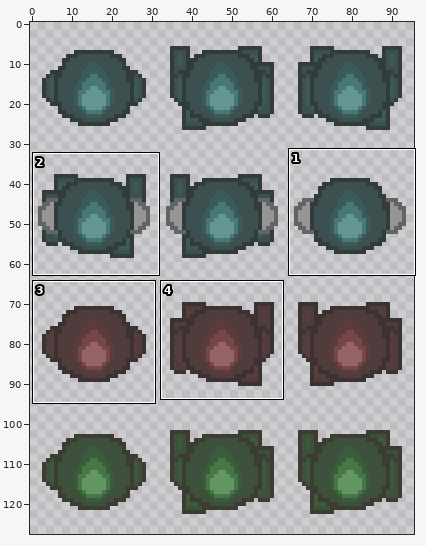
Sprite sheet, stored at Bombgame/PNG_files/Clothing.png. The picture above shows the old version from afar; the outline marks the close-up.
Close-up. Before the commit:
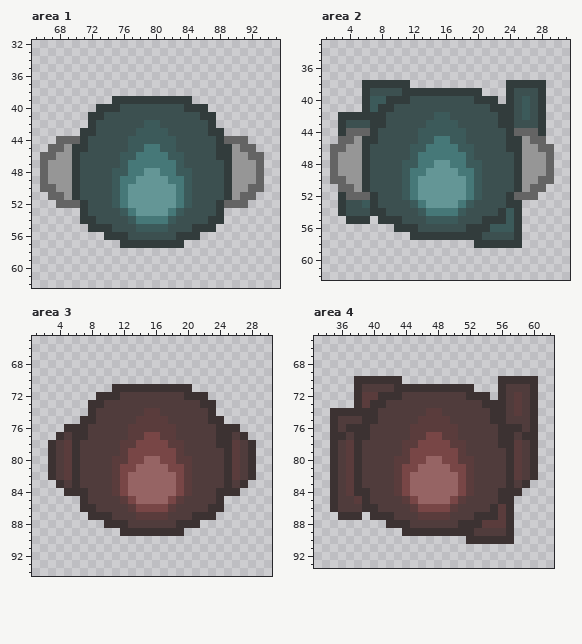
The file is 96x128 pixels. Shown: area 1: x 65..95, y 32..62; area 2: x 1..31, y 33..62; area 3: x 1..30, y 65..94; area 4: x 33..62, y 65..93. The commit also changed other parts of the picture, which this record leaves out.
The result:
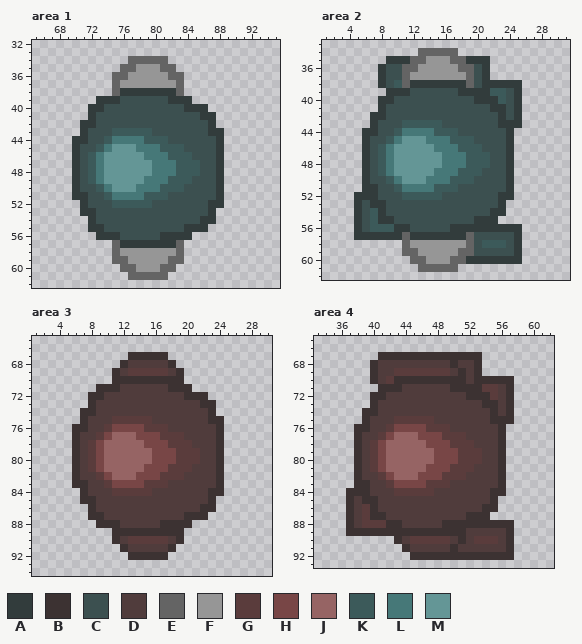
Palette (. is transparent): A #323c3c  B #3c3232  C #3c5050  D #503c3c  E #646464  F #969696  G #5a3c3c  H #784646  J #966464  K #3c5a5a  L #467878  M #649696
Changes in this commit:
Area 1:
y 34: x 77..81 ..... -> EEEEE
y 35: x 76..82 ....... -> EEFFFEE
y 36: x 75..83 ......... -> EEFFFFFEE
y 37: x 75..83 ......... -> EFFFFFFFE
y 38: x 75..83 ......... -> EAAAAAAAE
y 39: x 73..74 .. -> AA; x 76..81 AAAAAA -> CCCCCC
y 40: x 72 . -> A; x 74..75 AA -> CC
y 41: x 73 A -> C
y 42: x 71 . -> A; x 79..80 KK -> CC
y 43: x 72 A -> C; x 75..77 CCC -> KKK; x 80..81 KK -> CC
y 44: x 68..70 EEE -> ..A; x 74..78 CCCKK -> KLLLL; x 82 K -> C; x 89..91 EEE -> ...
y 45: x 67..69 EEF -> ...; x 71 A -> C; x 73..78 CCCCKK -> KLMMML; x 83 C -> K; x 89..92 AFEE -> ....
y 46: x 66..69 EEFF -> ....; x 72..78 CCCCKKL -> KLMMMMM; x 84 C -> K; x 89..93 AFFEE -> .....
y 47: x 66..69 EFFF -> ....; x 72..79 CCCCKLLL -> KLMMMMMM; x 84..85 CC -> KK; x 88..93 CAFFFE -> A.....
y 48: x 66..69 EFFF -> ....; x 72..78 CCCKKLL -> KLMMMMM; x 80 M -> L; x 85 C -> K; x 88..93 CAFFFE -> A.....
y 49: x 66..69 EFFF -> ....; x 72..77 CCCKLL -> KLMMMM; x 79..83 MMMLL -> LLLKK; x 88..93 CAFFFE -> A.....
y 50: x 66..69 EEFF -> ....; x 73..76 CCKL -> KLMM; x 78..84 MMMMMLK -> LLLKKKC; x 88..93 CAFFEE -> A.....
y 51: x 67..69 EEF -> ...; x 71 C -> A; x 74..75 CK -> KL; x 77..84 MMMMMMLK -> LLKKKCCC; x 88..92 CAFEE -> A....
y 52: x 68..70 EEE -> ...; x 76..84 LMMMMMMLK -> KKKKCCCCC; x 87 C -> A; x 89..91 EEE -> ...
y 53: x 72 C -> A; x 76..83 KLMMMMLK -> CCCCCCCC; x 87..88 CA -> A.
y 54: x 71 A -> .; x 77..82 KLLLLK -> CCCCCC; x 86 C -> A; x 88 A -> .
y 55: x 74 A -> C; x 78..81 KKKK -> CCCC; x 84 C -> A; x 87 A -> .
y 56: x 73 . -> A; x 76 A -> C; x 81..82 CC -> AA; x 85 A -> .
y 57: x 75 . -> E; x 83 A -> E
y 58: x 75..83 ......... -> EFFFFFFFE
y 59: x 75..83 ......... -> EEFFFFFEE
y 60: x 76..82 ....... -> EEFFFEE
y 61: x 77..81 ..... -> EEEEE
Area 2:
y 34: x 13..17 ..... -> EEEEE
y 35: x 9..21 ............. -> AAAEEFFFEEAAA
y 36: x 8..21 .............. -> ACCEEFFFFFEECA
y 37: x 8..21 .............. -> ACCEFFFFFFFECA
y 38: x 6..7 AA -> ..; x 9..23 AAA............ -> CKEAAAAAAAECAAA; x 26..28 AAA -> ...
y 39: x 6..10 ACCCC -> ...AA; x 12..17 AAAAAA -> CCCCCC; x 21..28 ...ACCCA -> AKKCA...
y 40: x 6..8 AKK -> ..A; x 10..11 AA -> CC; x 23..28 .ACKCA -> KCA...
y 41: x 6..7 AK -> ..; x 9 A -> C; x 24..28 ACKCA -> CA...
y 42: x 3..6 AAAA -> ....; x 15..16 KK -> CC; x 24..28 ACKCA -> CA...
y 43: x 3..6 ACCC -> ....; x 8 A -> C; x 11..13 CCC -> KKK; x 16..17 KK -> CC; x 25..28 CCCA -> A...
y 44: x 3..6 AEEE -> ...A; x 10..14 CCCKK -> KLLLL; x 18 K -> C; x 25..28 EEEA -> ....
y 45: x 3..5 EEF -> ...; x 7 A -> C; x 9..14 CCCCKK -> KLMMML; x 19 C -> K; x 25..28 AFEE -> ....
y 46: x 2..5 EEFF -> ....; x 8..14 CCCCKKL -> KLMMMMM; x 20 C -> K; x 25..29 AFFEE -> .....
y 47: x 2..5 EFFF -> ....; x 8..15 CCCCKLLL -> KLMMMMMM; x 20..21 CC -> KK; x 24..29 CAFFFE -> A.....
y 48: x 2..5 EFFF -> ....; x 8..14 CCCKKLL -> KLMMMMM; x 16 M -> L; x 21 C -> K; x 24..29 CAFFFE -> A.....
y 49: x 2..5 EFFF -> ....; x 8..13 CCCKLL -> KLMMMM; x 15..19 MMMLL -> LLLKK; x 24..29 CAFFFE -> A.....
y 50: x 2..5 EEFF -> ....; x 9..12 CCKL -> KLMM; x 14..20 MMMMMLK -> LLLKKKC; x 24..29 CAFFEE -> A.....
y 51: x 3..5 EEF -> ...; x 7 C -> A; x 10..11 CK -> KL; x 13..20 MMMMMMLK -> LLKKKCCC; x 24..28 CAFEE -> A....
y 52: x 3..6 AEEE -> ..AA; x 12..20 LMMMMMMLK -> KKKKCCCCC; x 23 C -> A; x 25..27 EEE -> ...
y 53: x 3..6 ACCK -> ..AC; x 8 C -> A; x 12..19 KLMMMMLK -> CCCCCCCC; x 23..25 CAA -> A..
y 54: x 3..5 ACC -> ..A; x 7 A -> K; x 13..18 KLLLLK -> CCCCCC; x 22 C -> A; x 24..25 KA -> ..
y 55: x 4 A -> .; x 6..7 A. -> CK; x 10 A -> C; x 14..17 KKKK -> CCCC; x 20 C -> A; x 23..25 AKA -> ...
y 56: x 5..9 ..... -> ACKKK; x 12 A -> C; x 17..18 CC -> AA; x 22..24 KKK -> AAA
y 57: x 5..11 ....... -> AAAAAAE; x 19..20 AA -> EC
y 58: x 11..24 .........AAAAA -> EFFFFFFFECKKKC
y 59: x 11..25 ............... -> EEFFFFFEECCCCCA
y 60: x 12..25 .............. -> EEFFFEEAAAAAAA
y 61: x 13..17 ..... -> EEEEE
Area 3:
y 67: x 13..17 ..... -> BBBBB
y 68: x 12..18 ....... -> BDDDDDB
y 69: x 11..19 ......... -> BDGGGGGDB
y 70: x 11..19 ......... -> BBBBBBBBB
y 71: x 9..10 .. -> BB; x 12..17 BBBBBB -> DDDDDD
y 72: x 8 . -> B; x 10..11 BB -> DD
y 73: x 9 B -> D
y 74: x 7 . -> B; x 15..16 GG -> DD
y 75: x 8 B -> D; x 11..13 DDD -> GGG; x 16..17 GG -> DD
y 76: x 5 B -> .; x 10..14 DDDGG -> GHHHH; x 18 G -> D; x 25..26 BB -> ..
y 77: x 4..5 BD -> ..; x 7 B -> D; x 9..14 DDDDGG -> GHJJJH; x 19 D -> G; x 25..27 BDB -> ...
y 78: x 3..5 BDG -> ...; x 8..14 DDDDGGH -> GHJJJJJ; x 20 D -> G; x 25..28 BGDB -> ....
y 79: x 3..5 BDG -> ...; x 8..15 DDDDGHHH -> GHJJJJJJ; x 20..21 DD -> GG; x 24..28 DBGDB -> B....
y 80: x 3..5 BDG -> ...; x 8..14 DDDGGHH -> GHJJJJJ; x 16 J -> H; x 21 D -> G; x 24..28 DBGDB -> B....
y 81: x 3..5 BDG -> ...; x 8..13 DDDGHH -> GHJJJJ; x 15..19 JJJHH -> HHHGG; x 24..28 DBGDB -> B....
y 82: x 3..5 BDG -> ...; x 9..12 DDGH -> GHJJ; x 14..20 JJJJJHG -> HHHGGGD; x 24..28 DBGDB -> B....
y 83: x 4..5 BD -> ..; x 7 D -> B; x 10..11 DG -> GH; x 13..20 JJJJJJHG -> HHGGGDDD; x 24..27 DBDB -> B...
y 84: x 5..6 BB -> ..; x 12..20 HJJJJJJHG -> GGGGDDDDD; x 23 D -> B; x 25..26 BB -> ..
y 85: x 8 D -> B; x 12..19 GHJJJJHG -> DDDDDDDD; x 23..24 DB -> B.
y 86: x 7 B -> .; x 13..18 GHHHHG -> DDDDDD; x 22 D -> B; x 24 B -> .
y 87: x 10 B -> D; x 14..17 GGGG -> DDDD; x 20 D -> B; x 23 B -> .
y 88: x 9 . -> B; x 12 B -> D; x 17..18 DD -> BB; x 21 B -> .
y 89: x 11 . -> B
y 90: x 11..19 ......... -> BDGGGGGDB
y 91: x 12..18 ....... -> BDDDDDB
y 92: x 13..17 ..... -> BBBBB
Area 4:
y 67: x 41..53 ............. -> BBBBBBBBBBBBB
y 68: x 40..53 .............. -> BDDDDDDDDDBDDB
y 69: x 40..53 .............. -> BDDGGGGGGGDBDB
y 70: x 38..39 BB -> ..; x 41..42 BB -> DG; x 44..55 ............ -> BBBBBBBBDBBB; x 58..60 BBB -> ...
y 71: x 38..42 BDDDD -> ...BB; x 44..49 BBBBBB -> DDDDDD; x 53..60 ...BDDDB -> BGGDB...
y 72: x 38..40 BGG -> ..B; x 42..43 BB -> DD; x 55..60 .BDGDB -> GDB...
y 73: x 38..39 BG -> ..; x 41 B -> D; x 56..60 BDGDB -> DB...
y 74: x 35..38 BBBB -> ....; x 47..48 GG -> DD; x 56..60 BDGDB -> DB...
y 75: x 35..38 BDDD -> ....; x 40 B -> D; x 43..45 DDD -> GGG; x 48..49 GG -> DD; x 57..60 DDDB -> B...
y 76: x 35..37 BDB -> ...; x 42..46 DDDGG -> GHHHH; x 50 G -> D; x 57..60 BBDB -> ....
y 77: x 35..37 BBD -> ...; x 39 B -> D; x 41..46 DDDDGG -> GHJJJH; x 51 D -> G; x 57..60 BDBB -> ....
y 78: x 35..37 BDG -> ...; x 40..46 DDDDGGH -> GHJJJJJ; x 52 D -> G; x 57..60 BGDB -> ....
y 79: x 35..37 BDG -> ...; x 40..47 DDDDGHHH -> GHJJJJJJ; x 52..53 DD -> GG; x 56..60 DBGDB -> B....
y 80: x 35..37 BDG -> ...; x 40..46 DDDGGHH -> GHJJJJJ; x 48 J -> H; x 53 D -> G; x 56..60 DBGDB -> B....
y 81: x 35..37 BDG -> ...; x 40..45 DDDGHH -> GHJJJJ; x 47..51 JJJHH -> HHHGG; x 56..60 DBGDB -> B....
y 82: x 35..37 BDG -> ...; x 41..44 DDGH -> GHJJ; x 46..52 JJJJJHG -> HHHGGGD; x 56..60 DBGDB -> B....
y 83: x 35..37 BDG -> ...; x 39 D -> B; x 42..43 DG -> GH; x 45..52 JJJJJJHG -> HHGGGDDD; x 56..59 DBDB -> B...
y 84: x 35..37 BDG -> ..B; x 44..52 HJJJJJJHG -> GGGGDDDDD; x 55 D -> B; x 57..58 BB -> ..
y 85: x 35..38 BDDG -> ..BD; x 40 D -> B; x 44..51 GHJJJJHG -> DDDDDDDD; x 55..57 DBB -> B..
y 86: x 35..37 BDD -> ..B; x 39 B -> G; x 45..50 GHHHHG -> DDDDDD; x 54 D -> B; x 56..57 GB -> ..
y 87: x 36 B -> .; x 38..39 B. -> DG; x 42 B -> D; x 46..49 GGGG -> DDDD; x 52 D -> B; x 55..57 BGB -> ...
y 88: x 37..41 ..... -> BDGGG; x 44 B -> D; x 49..50 DD -> BB; x 54..56 GGG -> BBB
y 89: x 37..43 ....... -> BBBBBBB; x 52 B -> D
y 90: x 43..56 .........BBBBB -> BDGGGGGDBDGGGD
y 91: x 44..57 .............. -> BDDDDDBDDDDDDB
y 92: x 45..57 ............. -> BBBBBBBBBBBBB
Changed places in both close-ups, as pixel boxes (x1, y1, x2, y2):
changed: (40, 56, 264, 280)
changed: (330, 48, 554, 272)
changed: (48, 352, 256, 560)
changed: (330, 352, 538, 560)
